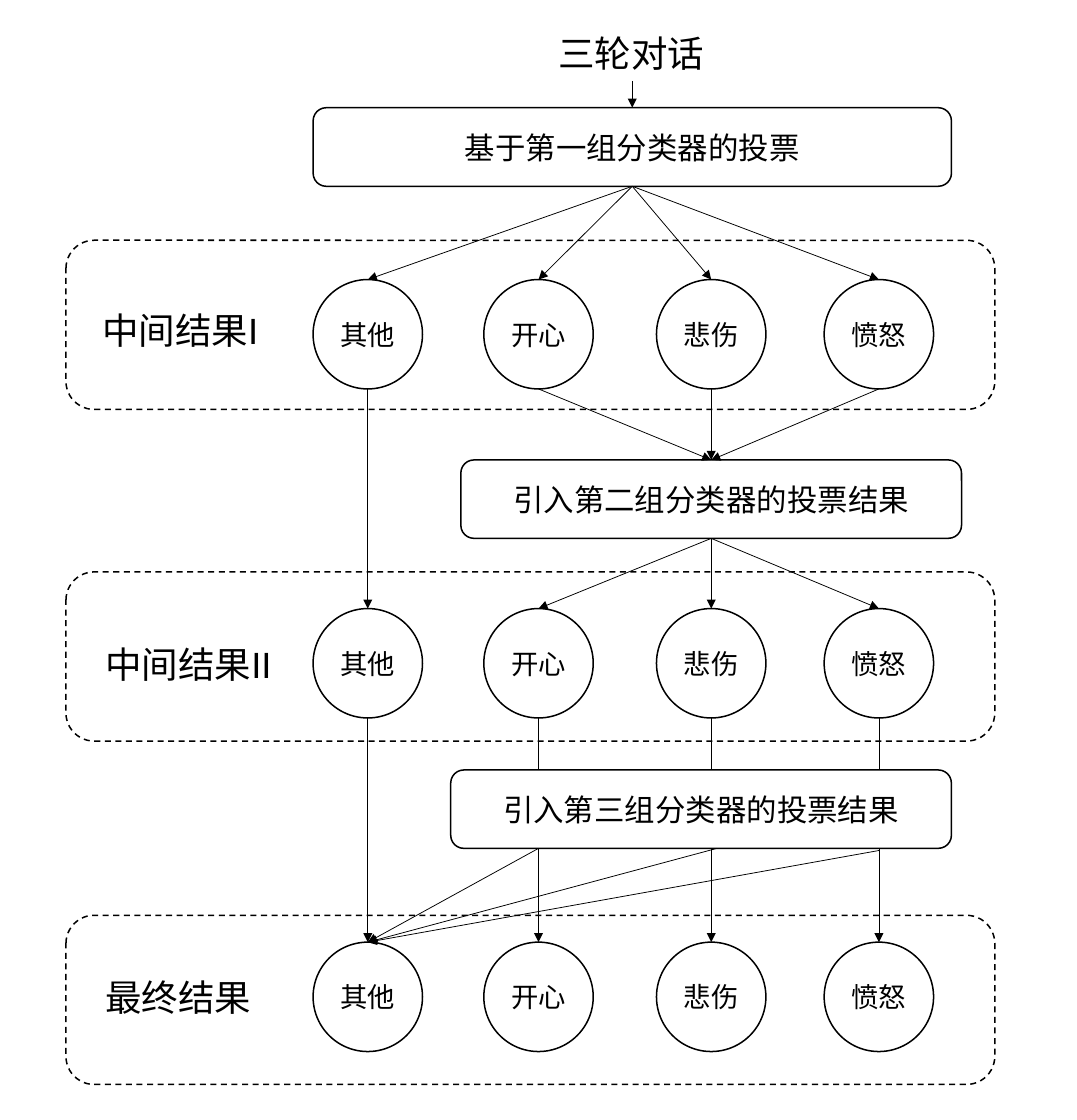
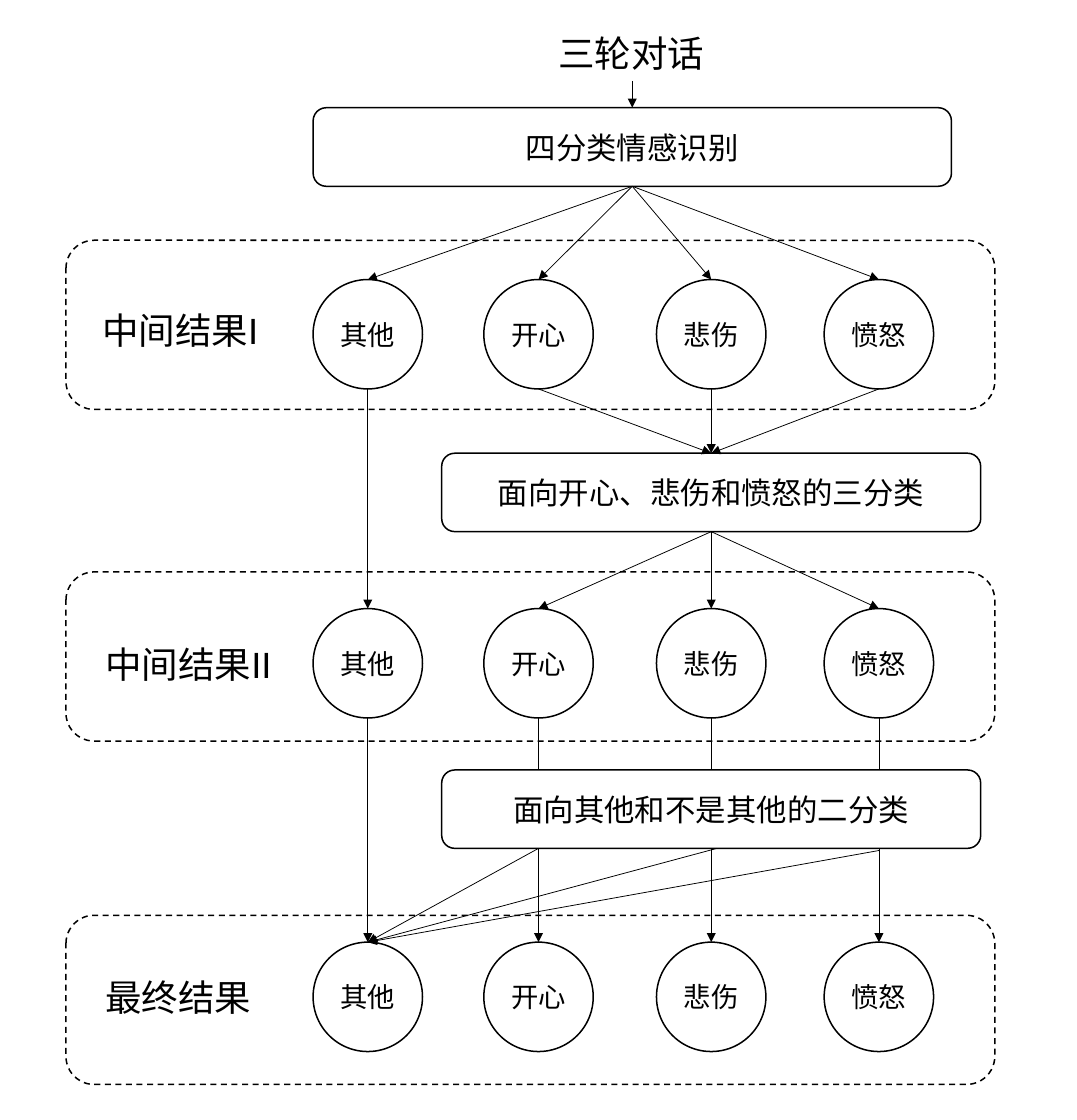
Before and after one commit to liangxh/grad2019, a slide deck: slide 1 of img/context_emo_system.pptx. Drawn at 1077x1120 pixels with LibreOffice and Linux fonts; fonts in the diff are those of the drawing. Boxes give left, top, right and bottom in pixels: in the first picture for what was removed or moved away, otherwise in the second. Text is boxed around its words. In the diff, an @@ line names an element or a change of style, - is before the commit and + after.

```diff
--- a/img/context_emo_system.pptx
+++ b/img/context_emo_system.pptx
@@ text in rounded rectangle at (526, 133, 739, 162): text changed @@
-基于第一组分类器的投票
+四分类情感识别
@@ arrow moved from (538, 390) - (711, 460) to (538, 390) - (711, 453) @@
@@ arrow moved from (879, 390) - (711, 460) to (879, 390) - (711, 453) @@
@@ arrow moved from (711, 390) - (711, 460) to (711, 390) - (711, 453) @@
@@ rounded rectangle "面向开心、悲伤和愤怒的三分类": place and size @@
-rounded rectangle "面向开心、悲伤和愤怒的三分类" at (461, 460, 962, 538)
+rounded rectangle "面向开心、悲伤和愤怒的三分类" at (442, 453, 982, 532)
@@ text in rounded rectangle at (498, 478, 924, 507): text changed @@
-引入第二组分类器的投票结果
+面向开心、悲伤和愤怒的三分类
@@ arrow moved from (711, 538) - (538, 609) to (711, 532) - (538, 609) @@
@@ arrow moved from (711, 538) - (879, 609) to (711, 532) - (879, 609) @@
@@ arrow moved from (711, 538) - (711, 609) to (711, 532) - (711, 609) @@
@@ rounded rectangle "面向其他和不是其他的二分类": place and size @@
-rounded rectangle "面向其他和不是其他的二分类" at (451, 771, 952, 849)
+rounded rectangle "面向其他和不是其他的二分类" at (442, 771, 982, 849)
@@ text in rounded rectangle at (513, 795, 909, 824): text changed @@
-引入第三组分类器的投票结果
+面向其他和不是其他的二分类
```
Also in this commit, not shown: 7 other files.
